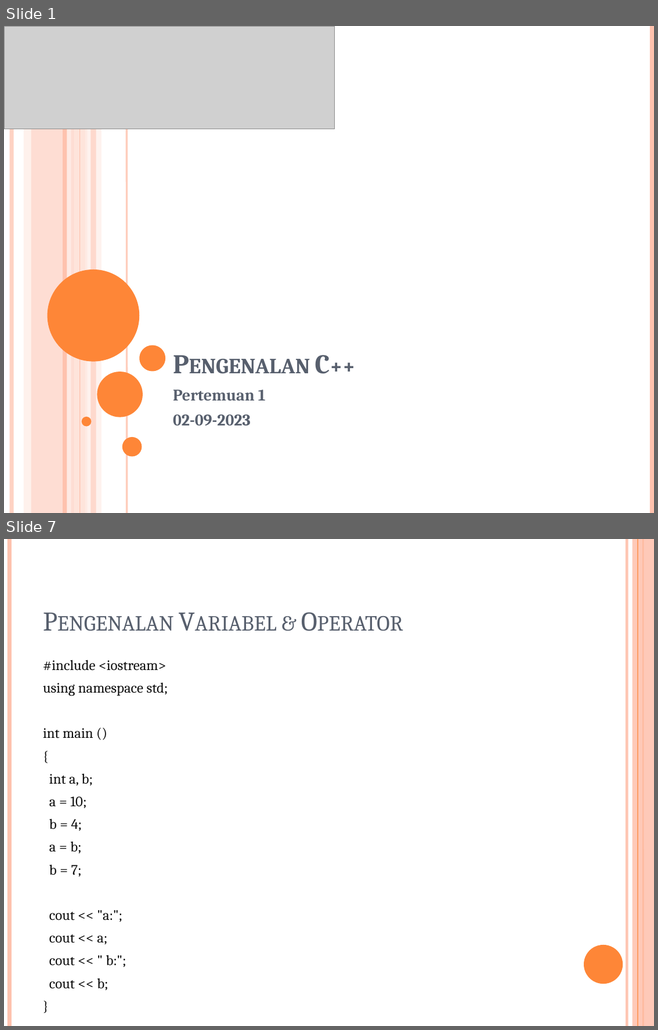
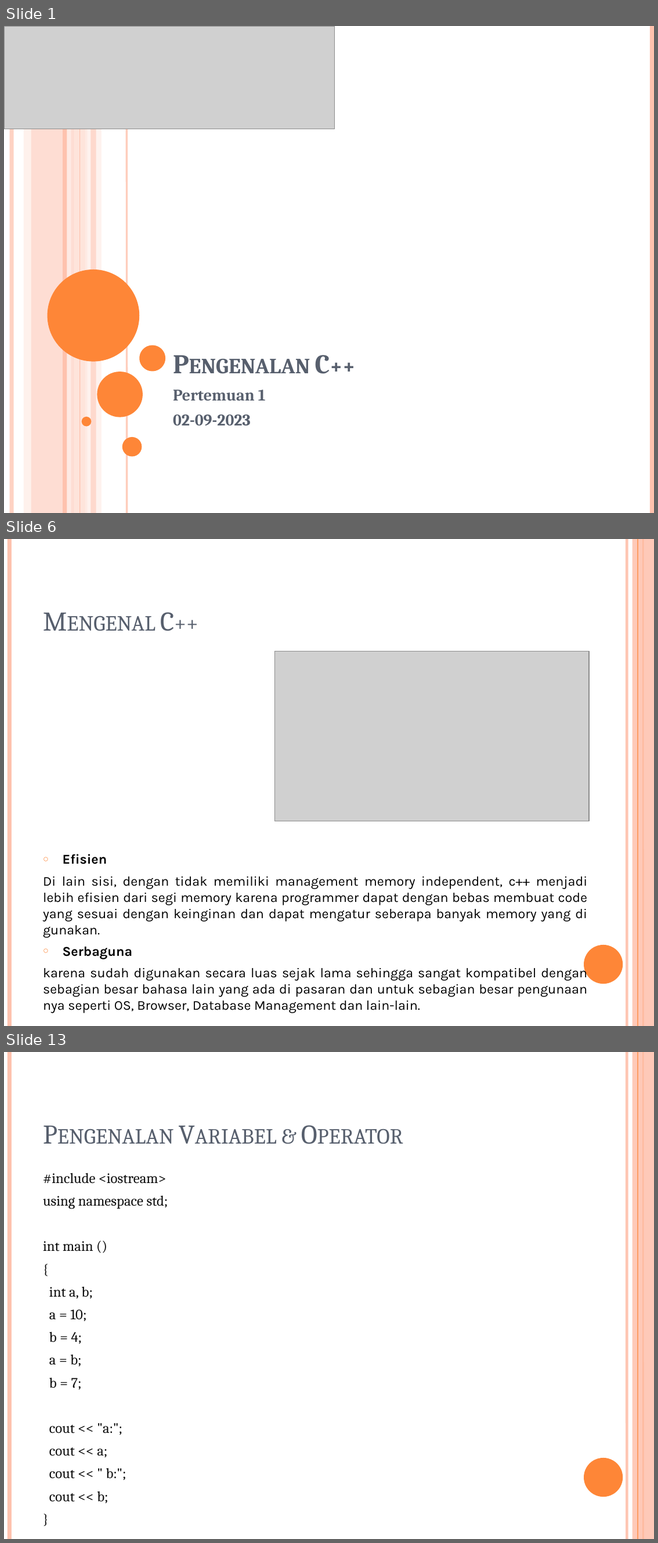
Before and after one commit to tandasanyu/Binus_CPP_2023, a slide deck: Pertemuan1/Pengenalan C++_Pertemuan1_02-09-2023.pptx. Shown one above the other, each under a label of ours: slides 1 and 7 before the commit, slides 1, 6 and 13 after it; the slides between them are not shown. The pictures are 658x1030 and 658x1543 pixels, drawn with LibreOffice and Linux fonts; fonts in the diff are those of the drawing; grey boxes stand for pictures. Boxes give left, top, right and bottom in pixels: in the first picture for what was removed or moved away, otherwise in the second. Text is boxed around its words. In the diff, an @@ line names an element or a change of style, - is before the commit and + after.

```diff
--- a/Pertemuan1/Pengenalan C++_Pertemuan1_02-09-2023.pptx
+++ b/Pertemuan1/Pengenalan C++_Pertemuan1_02-09-2023.pptx
@@ slide 6 added at <box>4,539,654,1026</box>, background #FFFFFF; not listed: 6 template elements that a slide beside it also shows @@
@@ title added at <box>160,612,174,631</box>, 30 pt, text #575F6D, small capitals @@
+Mengenal C++
@@ picture added at <box>275,652,589,821</box> @@
@@ text added at <box>43,854,587,1013</box>, 15 pt, text #000000 @@
+○ Efisien
+Di lain sisi, dengan tidak memiliki management memory independent, c++ menjadi lebih efisien dari segi memory karena programmer dapat dengan bebas membuat code yang sesuai dengan keinginan dan dapat mengatur seberapa banyak memory yang di gunakan.
+○ Serbaguna
+karena sudah digunakan secara luas sejak lama sehingga sangat kompatibel dengan sebagian besar bahasa lain yang ada di pasaran dan untuk sebagian besar pengunaan nya seperti OS, Browser, Database Management dan lain-lain.
@@ what was slide 7 is now slide 13 @@
```
Also in this commit, not shown: 9 slides changed, 8 other slides added.
